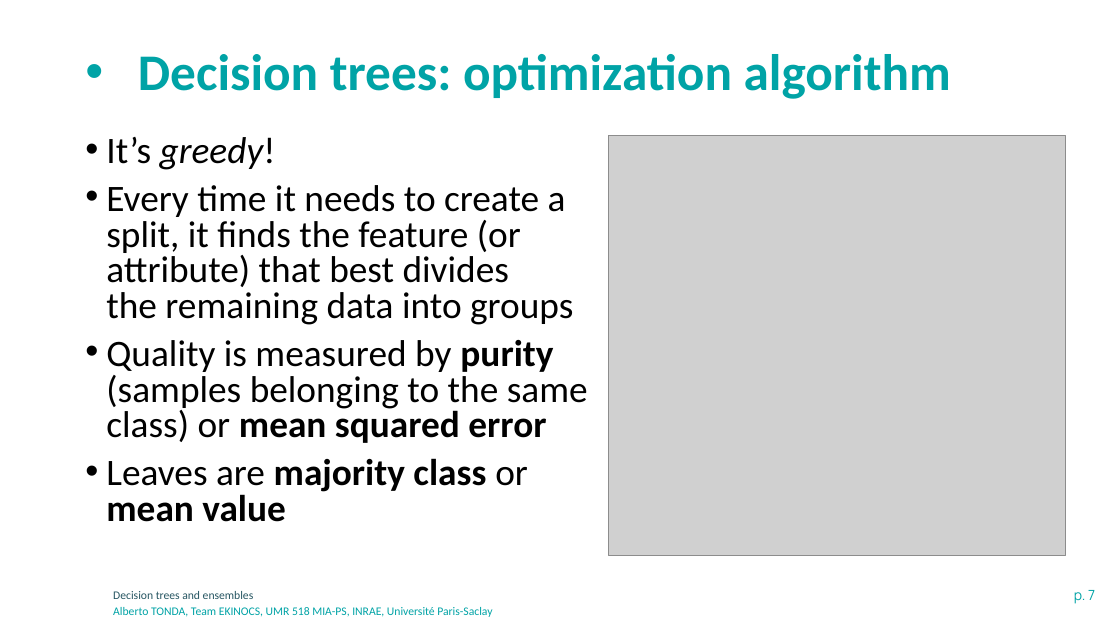
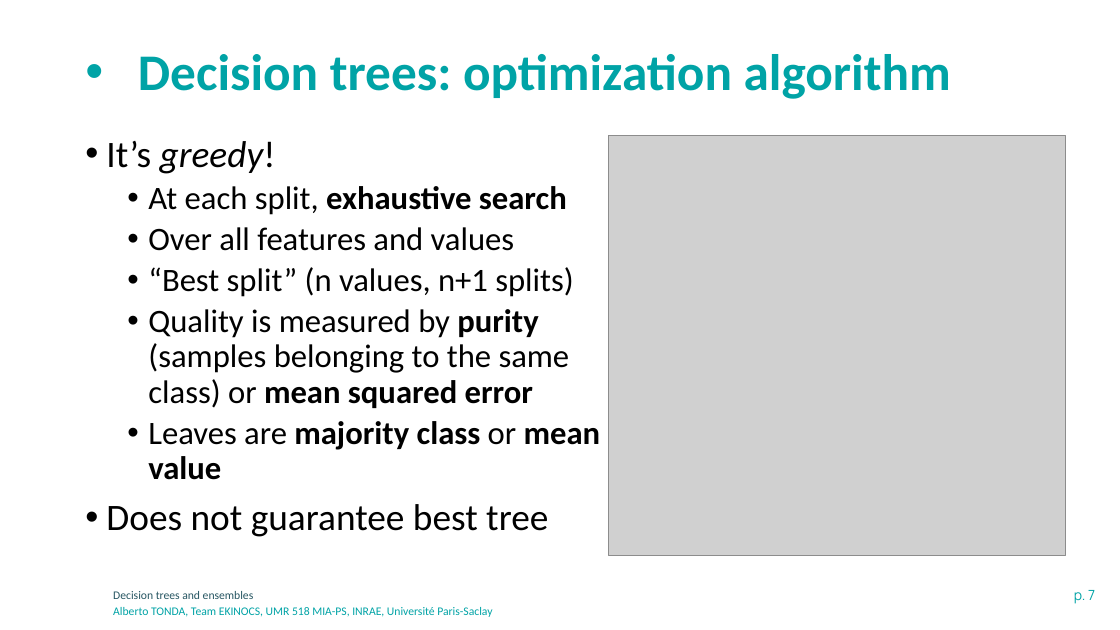
Before and after one commit to albertotonda/teaching, a slide deck: slide 7 of optimization-methods-for-artificial-intelligence/ml-decision-trees-ensembles.pptx. Drawn at 1120x630 pixels with LibreOffice and Linux fonts; fonts in the diff are those of the drawing; grey boxes stand for pictures; background and template pictures are left out. Boxes give left, top, right and bottom in pixels: in the first picture for what was removed or moved away, otherwise in the second. Text is boxed around its words. In the diff, an @@ line names an element or a change of style, - is before the commit and + after.

```diff
--- a/optimization-methods-for-artificial-intelligence/ml-decision-trees-ensembles.pptx
+++ b/optimization-methods-for-artificial-intelligence/ml-decision-trees-ensembles.pptx
@@ text at <box>106,141,601,480</box>: size 32 to 28 pt in "Quality is measured by purity (samples belonging ...", "Leaves are majority class or mean value"; line spacing 0.8 to 0.9; list level 1 to 2 in "Quality is measured by purity ..."; list level 1 to 2 in "Leaves are majority class or ..." @@
@@ text at <box>148,186,573,297</box>: text changed; size 32 to 28 pt @@
-• Every time it needs to create a
-  split, it finds the feature (or
-  attribute) that best divides
-  the remaining data into groups
+  • At each split, exhaustive search
+  • Over all features and values
+  • “Best split” (n values, n+1 splits)
@@ text at <box>106,504,548,537</box>: paragraph added @@
+• Does not guarantee best tree
```
Also in this commit, not shown: 5 other slides changed, 14 other files.
